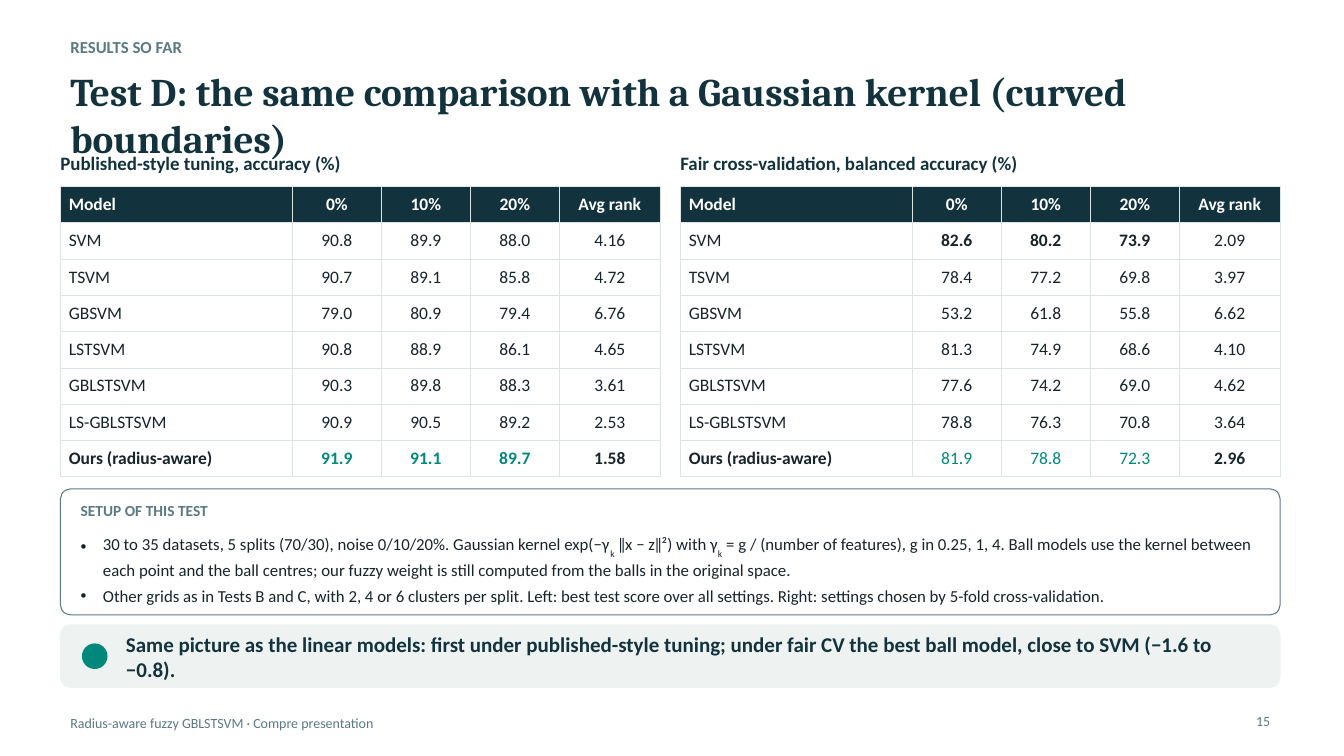
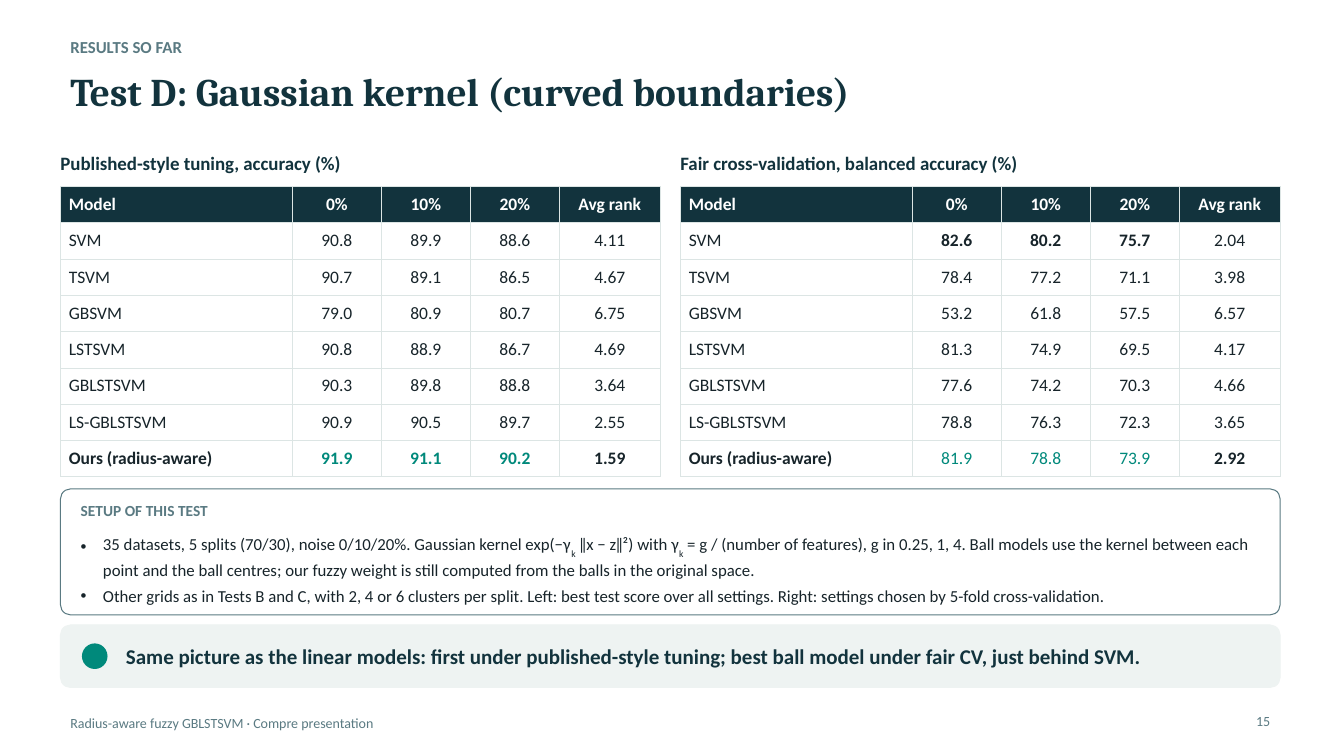
Before and after one commit to Jayagna/GBLSTSVM, a slide deck: slide 15 of reports/compre/compre_presentation.pptx. Drawn at 1344x756 pixels with LibreOffice and Linux fonts; fonts in the diff are those of the drawing. Boxes give left, top, right and bottom in pixels: in the first picture for what was removed or moved away, otherwise in the second. Text is boxed around its words. In the diff, an @@ line names an element or a change of style, - is before the commit and + after.

```diff
--- a/reports/compre/compre_presentation.pptx
+++ b/reports/compre/compre_presentation.pptx
@@ title at bbox=[70, 77, 850, 113]: text changed @@
-Test D: the same comparison with a Gaussian kernel (curved boundaries)
+Test D: Gaussian kernel (curved boundaries)
@@ table at bbox=[60, 187, 659, 471] @@
-row 2, column 4: 88.0
+row 2, column 4: 88.6
-row 2, column 5: 4.16
+row 2, column 5: 4.11
-row 3, column 4: 85.8
+row 3, column 4: 86.5
-row 3, column 5: 4.72
+row 3, column 5: 4.67
-row 4, column 4: 79.4
+row 4, column 4: 80.7
-row 4, column 5: 6.76
+row 4, column 5: 6.75
-row 5, column 4: 86.1
+row 5, column 4: 86.7
-row 5, column 5: 4.65
+row 5, column 5: 4.69
-row 6, column 4: 88.3
+row 6, column 4: 88.8
-row 6, column 5: 3.61
+row 6, column 5: 3.64
-row 7, column 4: 89.2
+row 7, column 4: 89.7
-row 7, column 5: 2.53
+row 7, column 5: 2.55
-row 8, column 4: 89.7
+row 8, column 4: 90.2
-row 8, column 5: 1.58
+row 8, column 5: 1.59
@@ table at bbox=[681, 187, 1279, 471] @@
-row 2, column 4: 73.9
+row 2, column 4: 75.7
-row 2, column 5: 2.09
+row 2, column 5: 2.04
-row 3, column 4: 69.8
+row 3, column 4: 71.1
-row 3, column 5: 3.97
+row 3, column 5: 3.98
-row 4, column 4: 55.8
+row 4, column 4: 57.5
-row 4, column 5: 6.62
+row 4, column 5: 6.57
-row 5, column 4: 68.6
+row 5, column 4: 69.5
-row 5, column 5: 4.10
+row 5, column 5: 4.17
-row 6, column 4: 69.0
+row 6, column 4: 70.3
-row 6, column 5: 4.62
+row 6, column 5: 4.66
-row 7, column 4: 70.8
+row 7, column 4: 72.3
-row 7, column 5: 3.64
+row 7, column 5: 3.65
-row 8, column 4: 72.3
+row 8, column 4: 73.9
-row 8, column 5: 2.96
+row 8, column 5: 2.92
@@ text at bbox=[103, 537, 1248, 579]: text changed @@
-• 30 to 35 datasets, 5 splits (70/30), noise 0/10/20%. Gaussian kernel exp(−γk ‖x − z‖²) with γk = g / (number of features), g in 0.25, 1, 4. Ball models use the kernel between each point and the ball centres; our fuzzy weight is still computed from the balls in the original space.
+• 35 datasets, 5 splits (70/30), noise 0/10/20%. Gaussian kernel exp(−γk ‖x − z‖²) with γk = g / (number of features), g in 0.25, 1, 4. Ball models use the kernel between each point and the ball centres; our fuzzy weight is still computed from the balls in the original space.
@@ text at bbox=[126, 649, 1140, 668]: text changed @@
-Same picture as the linear models: first under published-style tuning; under fair CV the best ball model, close to SVM (−1.6 to −0.8).
+Same picture as the linear models: first under published-style tuning; best ball model under fair CV, just behind SVM.
```
Also in this commit, not shown: 14 other files.
